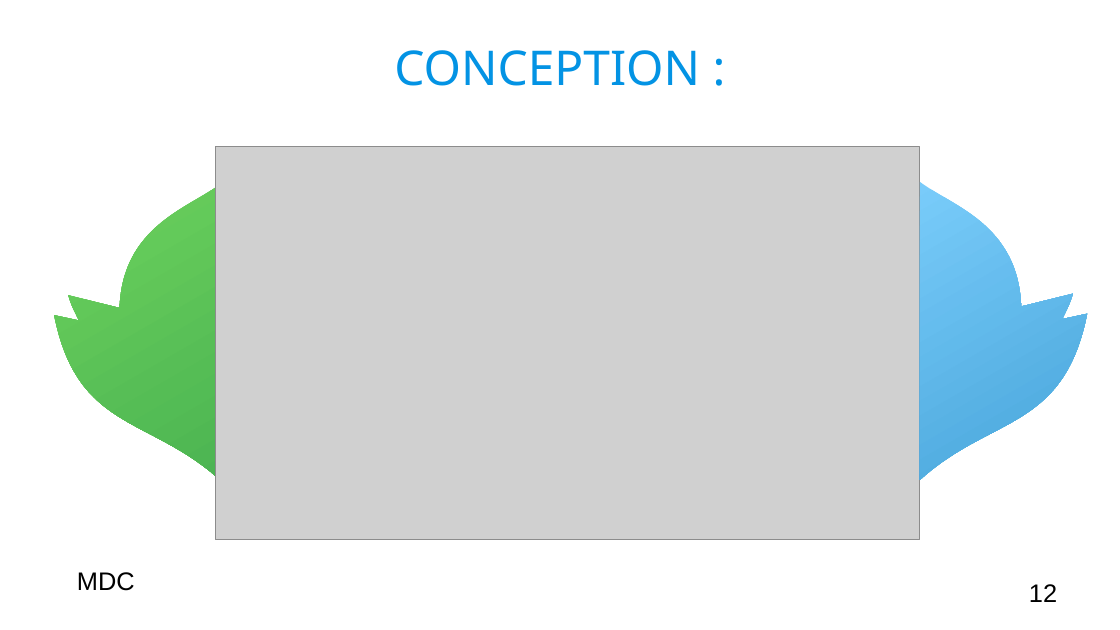
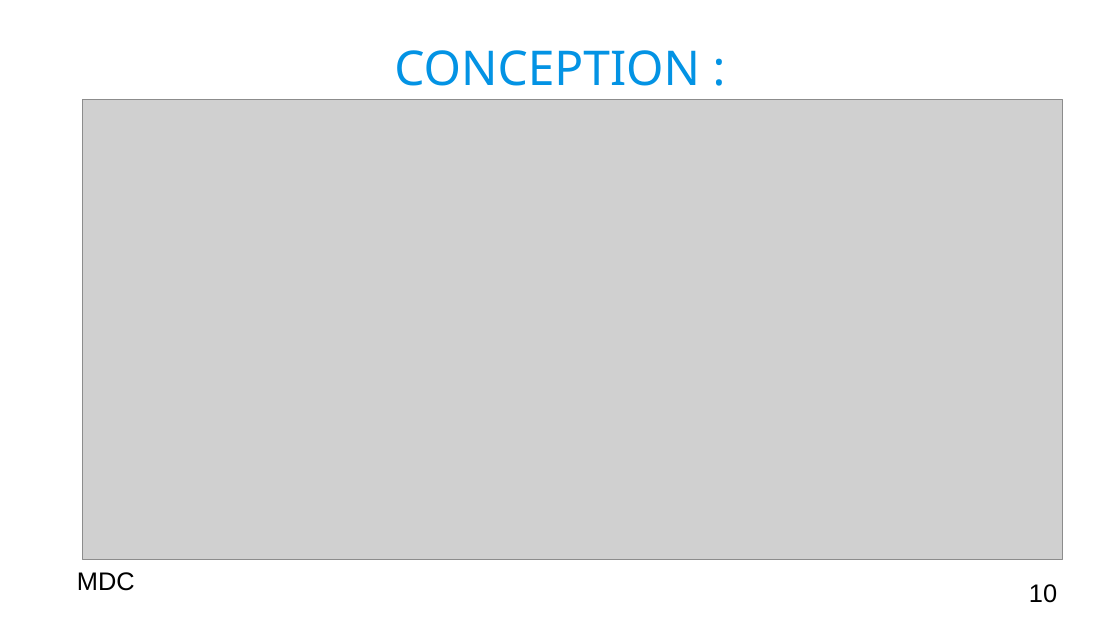
Before and after one commit to Georgie1502/Dossier, a slide deck: slide 10 of 3_Mon_Projet_Fil_Rouge/1_Cahier_des_charges/Presentation Batimelles.odp (slide 12 before the commit). Drawn at 1120x630 pixels with LibreOffice and Linux fonts; fonts in the diff are those of the drawing; grey boxes stand for pictures; background and template pictures are left out. Boxes give left, top, right and bottom in pixels: in the first picture for what was removed or moved away, otherwise in the second. Text is boxed around its words. In the diff, an @@ line names an element or a change of style, - is before the commit and + after.

```diff
--- a/3_Mon_Projet_Fil_Rouge/1_Cahier_des_charges/Presentation Batimelles.odp
+++ b/3_Mon_Projet_Fil_Rouge/1_Cahier_des_charges/Presentation Batimelles.odp
@@ picture: place and size @@
-picture at (215,146,920,541)
+picture at (82,100,1063,560)
@@ freeform shape removed at (54,184,220,480) @@
@@ freeform shape removed at (921,182,1088,480) @@
@@ page number at (1029,584,1057,603): text changed @@
-12
+10
```
Also in this commit, not shown: 8 other slides changed, 6 slides added, 3 slides removed, 6 other files.
